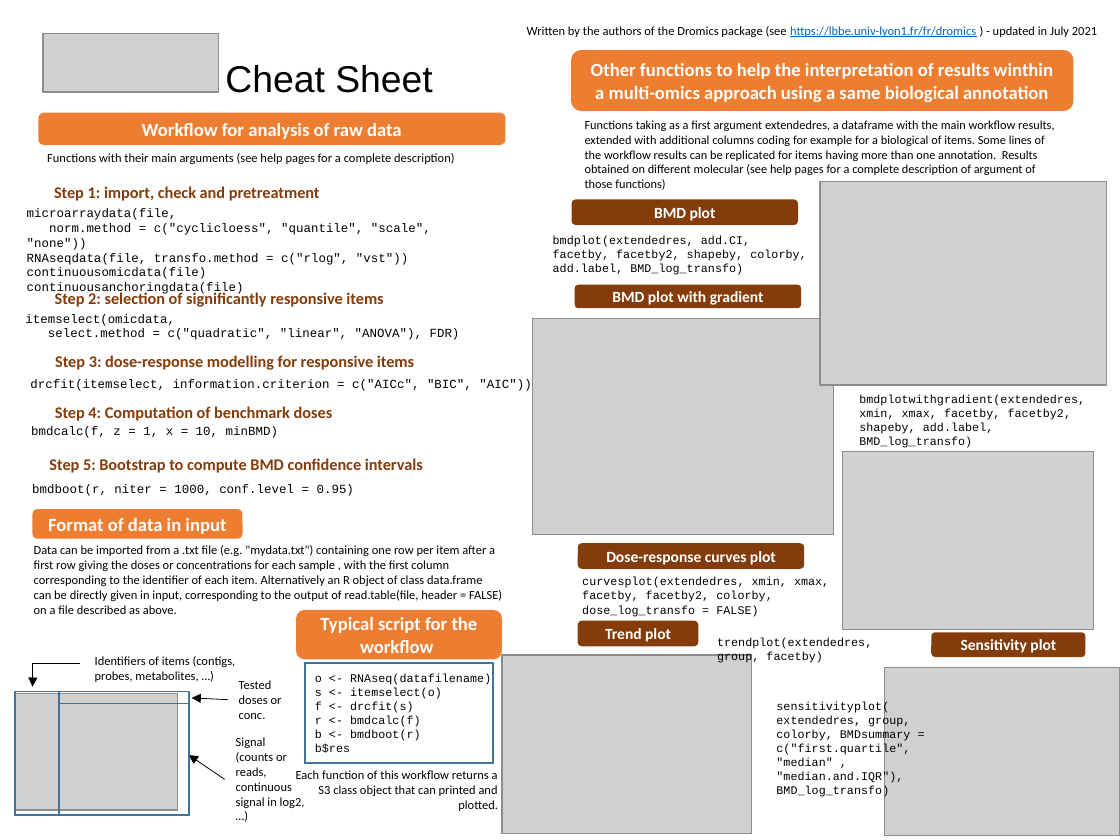
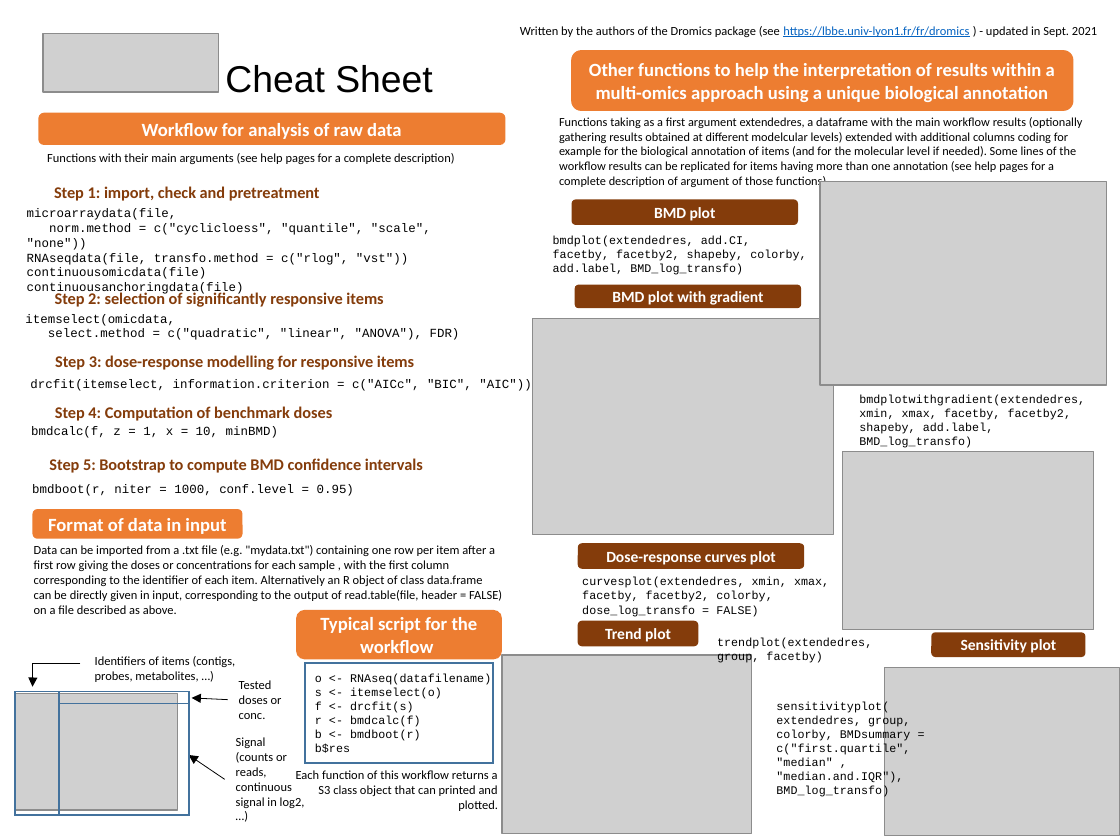
Before and after one commit to lbbe-software/DRomics, a slide deck: slide 1 of share/techdoc/DRomics_cheat_sheet.pptx. Drawn at 1120x840 pixels with LibreOffice and Linux fonts; fonts in the diff are those of the drawing; grey boxes stand for pictures. Boxes give left, top, right and bottom in pixels: in the first picture for what was removed or moved away, otherwise in the second. Text is boxed around its words. In the diff, an @@ line names an element or a change of style, - is before the commit and + after.

```diff
--- a/share/techdoc/DRomics_cheat_sheet.pptx
+++ b/share/techdoc/DRomics_cheat_sheet.pptx
@@ text at (520,26,1097,37): text changed @@
-Written by the authors of the Dromics package (see https://lbbe.univ-lyon1.fr/fr/dromics ) - updated in July 2021
+Written by the authors of the Dromics package (see https://lbbe.univ-lyon1.fr/fr/dromics ) - updated in Sept. 2021
@@ text in rounded rectangle at (589,63,1055,102): text changed @@
-Other functions to help the interpretation of results winthin a multi-omics approach using a same biological annotation
+Other functions to help the interpretation of results within a multi-omics approach using a unique biological annotation
@@ text at (559,117,1083,189): text changed @@
-Functions taking as a first argument extendedres, a dataframe with the main workflow results, extended with additional columns coding for example for a biological of items. Some lines of the workflow results can be replicated for items having more than one annotation. Results obtained on different molecular (see help pages for a complete description of argument of those functions)
+Functions taking as a first argument extendedres, a dataframe with the main workflow results (optionally gathering results obtained at different modelcular levels) extended with additional columns coding for example for the biological annotation of items (and for the molecular level if needed). Some lines of the workflow results can be replicated for items having more than one annotation (see help pages for a complete description of argument of those functions)
```
Also in this commit, not shown: 1 other file.
